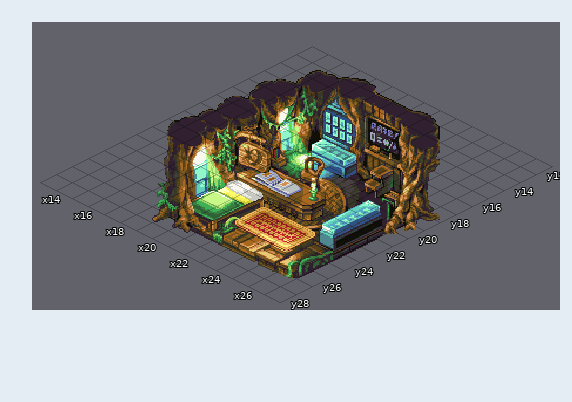
Tiled map, stored at Final_Fantasy_Mystery_World/Game/maps/Home.tmx. The picture above was drawn from the file before the commit.
Cells are 32x16 px. Isometric: x runs down to the right, y down to the left. Shown: x 13..27, y 12..28.
After:
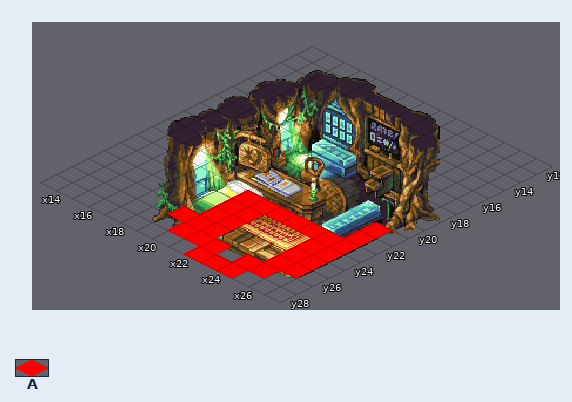
Key: from "lobby_tileset": A 90.
_ is an empty cell, . an unchanged one.
Tiles of an added or newly shown layer are drawn over the layers below it.
Changes in this commit:
--- layer "colliders" (added)
@@ x 19..26 @@
-21 ......._
-22 ......._
-23 ._______
-24 .__...__
-25 .__...__
-26 ___...__
-27 .___.__.
-28 ...___..
+21 .......A
+22 .......A
+23 .AAAAAAA
+24 .AA...AA
+25 .AA...AA
+26 AAA...AA
+27 .AAA.AA.
+28 ...AAA..
Changed places in both pictures, as pixel boxes (x1, y1, x2, y2):
added: (168, 190, 392, 278)
